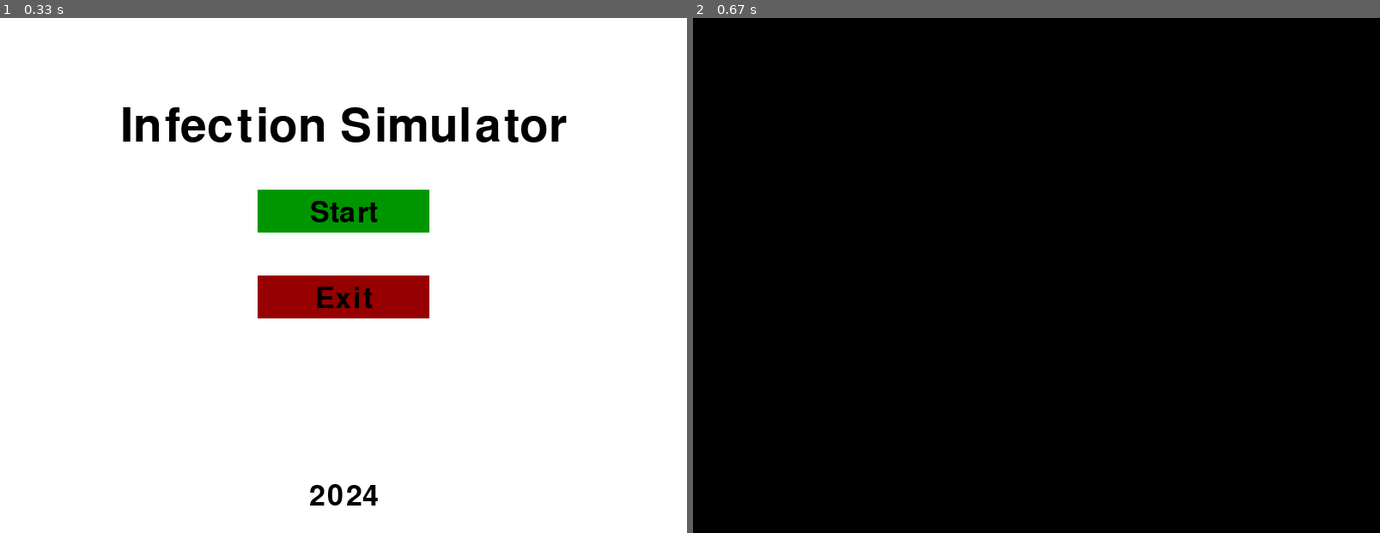
Above: before the commit, frames 1-2 (left to right).
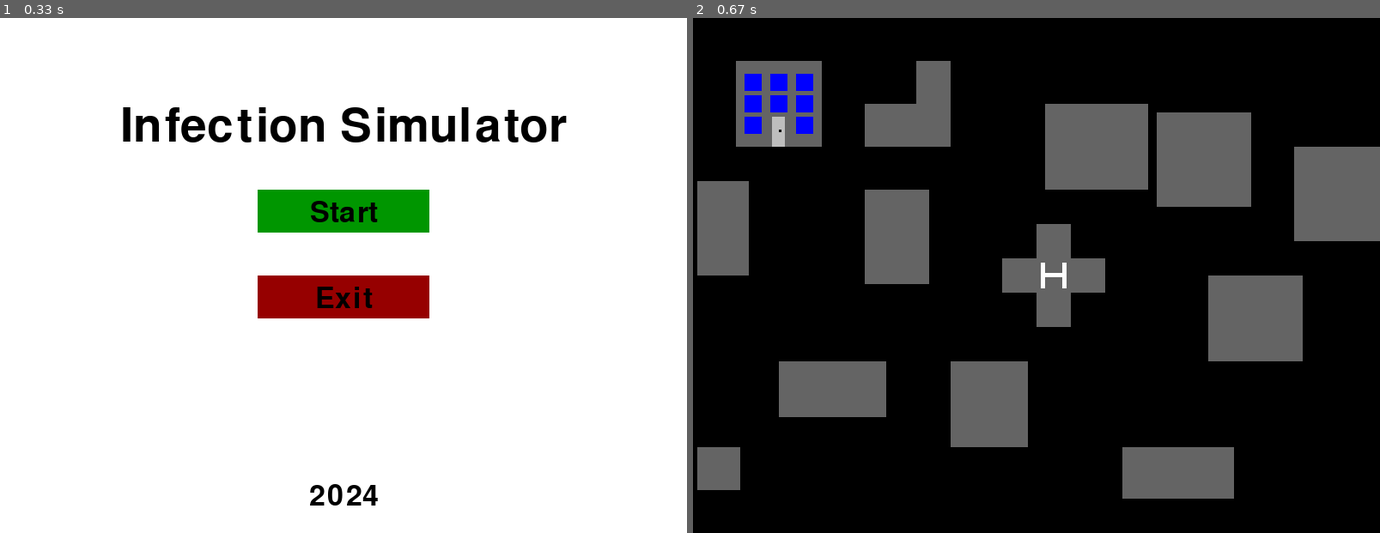
Above: after the commit, the same moments.

Repository: PythonProCourseDavid/pygame_simulator
Game: pygame game, started from main.py
Same seed, same stepped clock (60 frames per second), same inputs: the game is played once before the commit and once after it.
Inputs:
- Up to frame 1 (0.33 s): no input
- Up to frame 2 (0.67 s): click "Start" at 0.38 s

Frame 1 is identical in both runs. In frame 2, 24% of the frame differs, in the area x 0-100%, y 8-94%.

Commit message:
added city

Diff:
--- a/main.py
+++ b/main.py
@@ -1,5 +1,6 @@
 import pygame
 from graphics.start_screen import StartScreen
+from simulation.city import City
 
 pygame.init()
 
@@ -24,7 +25,10 @@
     start_screen.run()
 
     if not start_screen.running:
+        city = City(SCREEN_WIDTH, SCREEN_HEIGHT)
         screen.fill(BLACK)
+
+        city.draw(screen)
 
     for event in pygame.event.get():
         if event.type == pygame.QUIT:
--- a/simulation/__init__.py
+++ b/simulation/__init__.py
@@ -0,0 +1 @@
+from .city import City
--- /dev/null
+++ b/simulation/city.py
@@ -0,0 +1,75 @@
+import pygame
+
+
+HOUSE_COLOR = (100, 100, 100)
+WHITE_COLOR = (255, 255, 255)
+WINDOW_COLOR = (0, 0, 255, 255)
+DOOR_COLOR = (190, 190, 190, 255)
+BLACK_COLOR = (0, 0, 0, 255)
+
+
+class City:
+    def __init__(self, width, height):
+        self.width = width
+        self.height = height
+        self.houses = [
+            pygame.Rect(50, 50, 100, 100),
+            pygame.Rect(5, 190, 60, 110),
+            pygame.Rect(200, 100, 100, 50),
+            pygame.Rect(260, 50, 40, 65),
+            pygame.Rect(200, 200, 75, 110),
+            pygame.Rect(410, 100, 120, 100),
+            pygame.Rect(600, 300, 110, 100),
+            pygame.Rect(400, 280, 40, 40),
+            pygame.Rect(400, 240, 40, 40),
+            pygame.Rect(400, 320, 40, 40),
+            pygame.Rect(440, 280, 40, 40),
+            pygame.Rect(360, 280, 40, 40),
+            pygame.Rect(100, 400, 125, 65),
+            pygame.Rect(5, 500, 50, 50),
+            pygame.Rect(500, 500, 130, 60),
+            pygame.Rect(300, 400, 90, 100),
+            pygame.Rect(700, 150, 100, 110),
+            pygame.Rect(540, 110, 110, 110)
+        ]
+
+        self.windows = [
+            pygame.Rect(60, 65, 20, 20),
+            pygame.Rect(90, 65, 20, 20),
+            pygame.Rect(120, 65, 20, 20),
+            pygame.Rect(60, 90, 20, 20),
+            pygame.Rect(90, 90, 20, 20),
+            pygame.Rect(120, 90, 20, 20),
+            pygame.Rect(60, 115, 20, 20),
+            pygame.Rect(120, 115, 20, 20),
+        ]
+
+        self.doors = [
+            pygame.Rect(92.7, 115, 15, 35)
+        ]
+
+        self.knobs = [
+            pygame.Rect(100, 130, 3, 3)
+        ]
+
+        self.square = [
+            pygame.Rect(405, 285, 5, 30),
+            pygame.Rect(430, 285, 5, 30),
+            pygame.Rect(410, 297, 20, 5)
+        ]
+
+    def draw(self, screen):
+        for house in self.houses:
+            pygame.draw.rect(screen, HOUSE_COLOR, house)
+
+        for square in self.square:
+            pygame.draw.rect(screen, WHITE_COLOR, square)
+
+        for window in self.windows:
+            pygame.draw.rect(screen, WINDOW_COLOR, window)
+
+        for door in self.doors:
+            pygame.draw.rect(screen, DOOR_COLOR, door)
+
+        for knob in self.knobs:
+            pygame.draw.rect(screen, BLACK_COLOR, knob)
